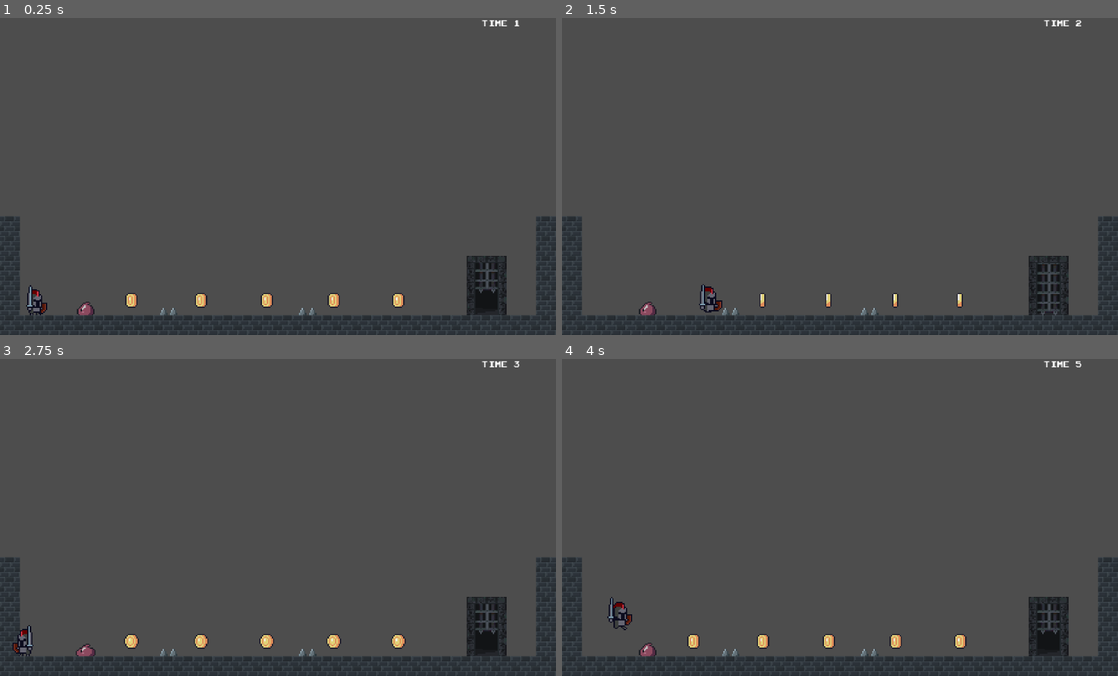
Above: before the commit, frames 1-4 (two rows, left to right).
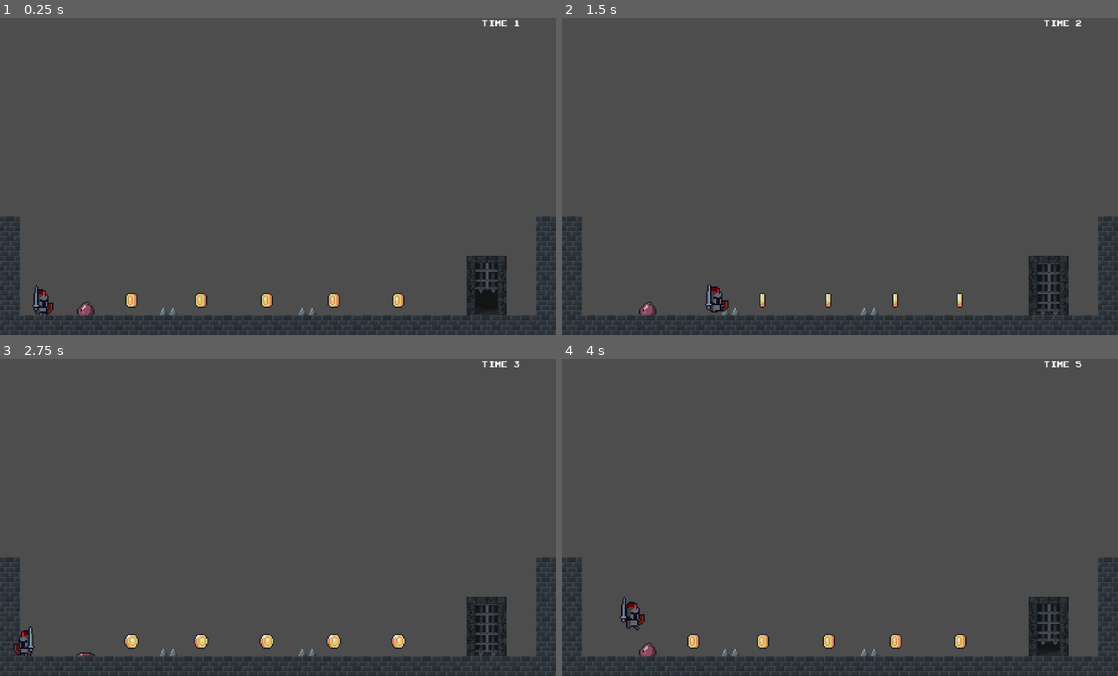
Above: after the commit, the same moments.

Repository: rubengm82/knight-hop
Game: Godot game, scene res://src/stages/main_scene.tscn
Same seed, same stepped clock (60 frames per second), same inputs: the game is played once before the commit and once after it. Sound files missing from this copy of the repository are replaced by a short silence.
Inputs:
- Up to frame 1 (0.25 s): no input
- Up to frame 2 (1.5 s): hold Right (move_right) from 0.53 s (still down); tap Space (move_jump) at 0.77 s
- Up to frame 3 (2.75 s): tap Space (move_jump) at 1.52 s; release Right (move_right) at 2.03 s; hold Left (move_left) from 2.03 s (still down)
- Up to frame 4 (4 s): release Left (move_left) at 2.78 s; hold Right (move_right) from 2.78 s (still down); tap Space (move_jump) at 3.02, 3.77 s

The runs differ from the first frame. In frame 1, 0.3% of the frame differs, in the area x 4-10%, y 84-94%; in frame 2, 0.3%; in frame 3, 0.8%, in the area x 2-90%, y 77-94%; in frame 4, 0.6%.

Commit message:
Orden de Layers de collsion correctas al 3 en player. Borrado en cada stage el Knight y vuelto a poner para que sea como el Knight Original.

Diff:
--- a/src/items/coin.tscn
+++ b/src/items/coin.tscn
@@ -73,6 +73,7 @@
 
 [node name="Coin" type="Area2D" unique_id=304581339]
 collision_layer = 0
+collision_mask = 4
 script = ExtResource("1_5a4dj")
 
 [node name="AudioCoin_pickup" type="AudioStreamPlayer" parent="." unique_id=1519969465]
--- a/src/items/door.tscn
+++ b/src/items/door.tscn
@@ -106,6 +106,7 @@
 
 [node name="Door" type="Area2D" unique_id=740232990]
 collision_layer = 0
+collision_mask = 4
 script = ExtResource("1_oyypl")
 
 [node name="AudioDoor_open" type="AudioStreamPlayer" parent="." unique_id=161775150]
--- a/src/knight/knight.tscn
+++ b/src/knight/knight.tscn
@@ -194,12 +194,13 @@
 }]
 
 [sub_resource type="RectangleShape2D" id="RectangleShape2D_o53dj"]
-size = Vector2(8, 19)
+size = Vector2(10, 20)
 
 [sub_resource type="RectangleShape2D" id="RectangleShape2D_aqevv"]
-size = Vector2(10, 21)
+size = Vector2(10, 20)
 
 [node name="Knight" type="CharacterBody2D" unique_id=1393028123 groups=["knight"]]
+collision_layer = 4
 collision_mask = 17
 script = ExtResource("1_j45nf")
 
@@ -209,7 +210,7 @@
 animation = &"idle"
 
 [node name="Collision" type="CollisionShape2D" parent="." unique_id=844355019]
-position = Vector2(0, -9.5)
+position = Vector2(0, -10)
 shape = SubResource("RectangleShape2D_o53dj")
 
 [node name="AudioPlayer_jump" type="AudioStreamPlayer" parent="." unique_id=1786569880]
@@ -221,7 +222,7 @@
 collision_mask = 2
 
 [node name="CollisionShape2D" type="CollisionShape2D" parent="Area2D_Damage" unique_id=32923217]
-position = Vector2(0, -9.5)
+position = Vector2(0, -10)
 shape = SubResource("RectangleShape2D_aqevv")
 
 [connection signal="body_entered" from="Area2D_Damage" to="." method="_on_area_2d_body_entered"]
--- a/src/stages/stage_01.tscn
+++ b/src/stages/stage_01.tscn
@@ -38,9 +38,8 @@
 [node name="Door" parent="." unique_id=740232990 instance=ExtResource("2_cxpi2")]
 position = Vector2(392, 216)
 
-[node name="Knight" parent="." unique_id=1393028123 instance=ExtResource("1_nlesd")]
-position = Vector2(28, 240)
-collision_mask = 19
-
 [node name="SlimeRed" parent="." unique_id=1103676922 instance=ExtResource("7_1fgvx")]
 position = Vector2(69, 232)
+
+[node name="Knight" parent="." unique_id=1393028123 instance=ExtResource("1_nlesd")]
+position = Vector2(33, 240)
